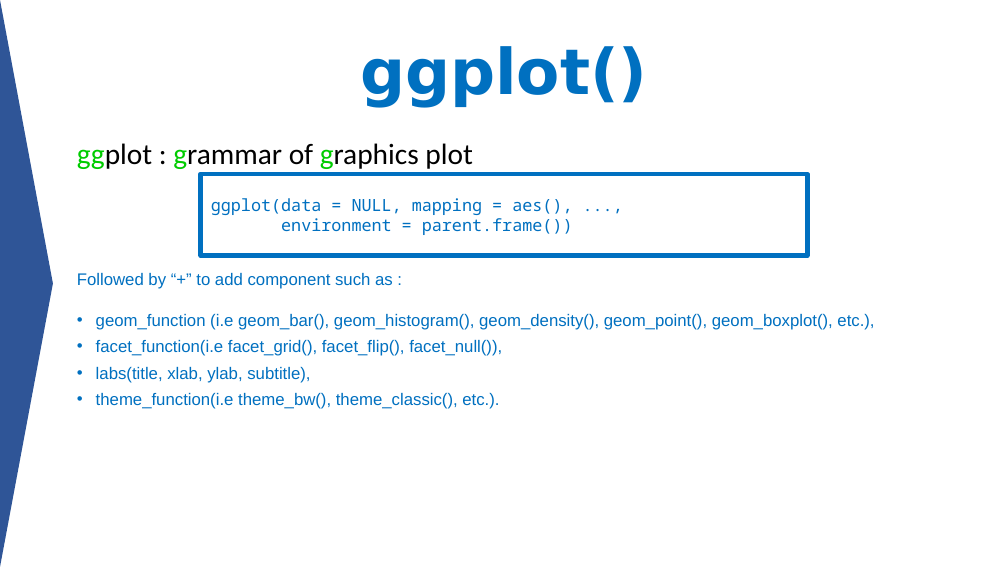
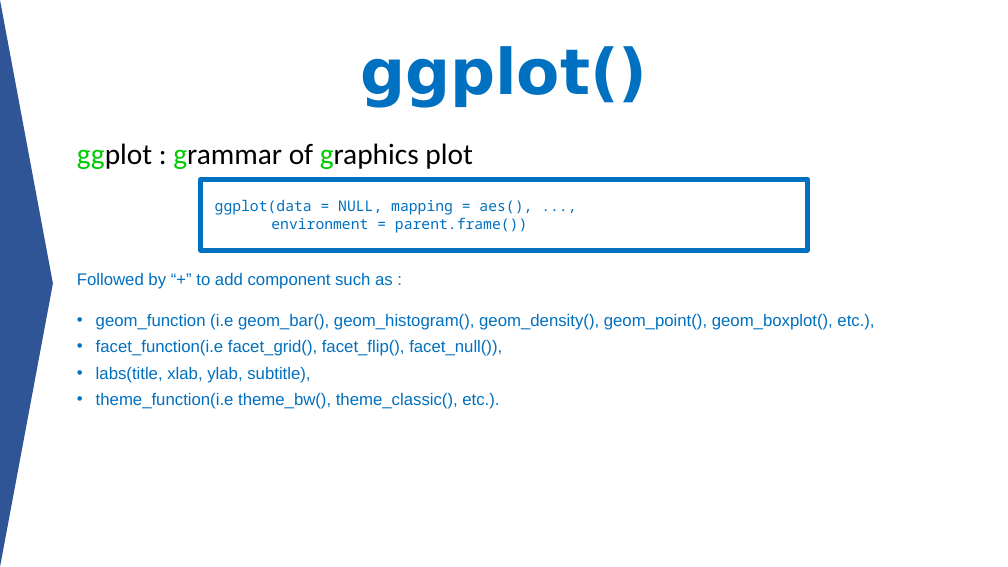
Before and after one commit to aephidayatuloh/DataViz-Introggplot2, a slide deck: slide 10 of Data Visualization - Simply but Beauty ggplot2.pptx. Drawn at 1008x567 pixels with LibreOffice and Linux fonts; fonts in the diff are those of the drawing. Boxes give left, top, right and bottom in pixels: in the first picture for what was removed or moved away, otherwise in the second. Text is boxed around its words. In the diff, an @@ line names an element or a change of style, - is before the commit and + after.

```diff
--- a/Data Visualization - Simply but Beauty ggplot2.pptx
+++ b/Data Visualization - Simply but Beauty ggplot2.pptx
@@ rectangle "ggplot(data = NULL, mapping = ...": place and size @@
-rectangle "ggplot(data = NULL, mapping = ..." at bbox=[201, 174, 808, 256]
+rectangle "ggplot(data = NULL, mapping = ..." at bbox=[201, 179, 808, 250]
@@ rectangle "ggplot(data = NULL, mapping = ..." at bbox=[201, 179, 808, 250]: size 16 to 14 pt; indent changed @@
```
Also in this commit, not shown: 31 other slides changed, 1 slide added, 2 slides removed.
